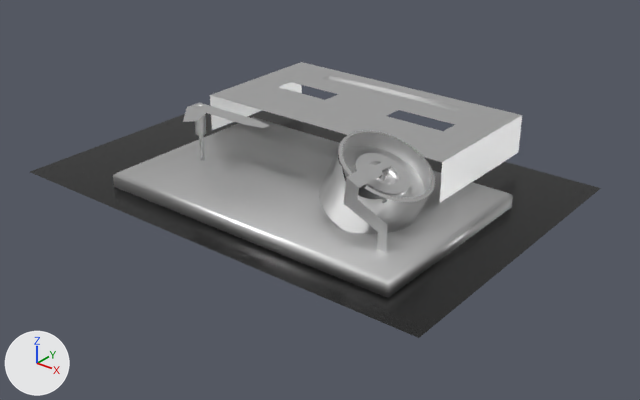
A saved change to the glTF model assets/models/vcr.glb.
The view is the same before and after, from a camera (50 mm lens) standing at (0.358, -0.683, 0.257) and looking at (0.017, -0.258, -0.007). The lights are fixed; the arrows at lower left show +X, +Y and +Z. The older version comes first. Where no turn or scale is listed for an object, it has been applied to the vertices. Vertices at exactly the same position are counted once.

The first picture shows 'VCR', 'VCR_Mat_Metal', 'VCR_Metal_1', 'VCR_Metal_2', 'VCR_Metal_3', 'VCR_Motor' and 1 more.
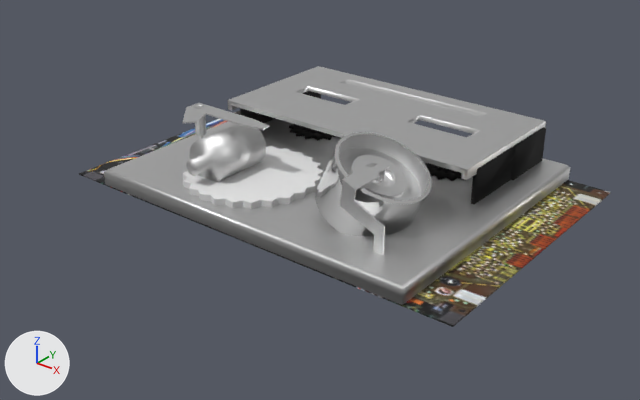
Patch to the scene script:
```diff
--- a/assets/models/vcr.glb.py
+++ b/assets/models/vcr.glb.py
@@ me_vcr_mat_metal @@
 # used by ob_vcr_mat_metal; parent = ob_vcr; location = (0.0166, -0.0216, 0.0104); scale = (1.31, 1.31, 1.31)
-me_vcr_mat_metal.from_pydata(...)  # 12 vertices, 20 faces; spans x -0.087..0.087, y -0.054..0.054, z -0.009..0.0
+me_vcr_mat_metal.from_pydata(...)  # 26 vertices, 48 faces; spans x -0.123..0.123, y -0.071..0.137, z -0.011..0.0
+# me_vcr_mat_metal part 1: the whole mesh is rebuilt
 me_vcr_mat_metal.materials.append(mat_m_metal)
@@ me_vcr_metal_2 @@
-me_vcr_metal_2.from_pydata(...)  # 82 vertices, 136 faces; spans x -0.101..0.101, y -0.053..0.053, z -0.028..0.0
+me_vcr_metal_2.from_pydata(...)  # 112 vertices, 196 faces; spans x -0.101..0.101, y -0.053..0.053, z -0.007..0.0
+# me_vcr_metal_2 part 2: 6 vertices moved from x -0.101..0.101, y -0.053..0.053, z -0.028 to x -0.101..0.101, y -0.053..0.053, z -0.007; 2 vertices removed from x -0.101..0.101, y -0.053..0.053, z -0.028; 32 vertices added at x -0.101..0.101, y -0.053..0.053, z -0.007..-0.003
 me_vcr_metal_2.materials.append(mat_m_metal)
@@ ob_vcr @@
-ob_vcr = bpy.data.objects.new('VCR', me_vcr)
-ob_vcr.location = (0.0, -0.2481, 0.0)
+ob_vcr = bpy.data.objects.new('VCR', None)
+ob_vcr.location = (0.0, -0.3353, 0.025)
@@ ob_vcr_mat_metal @@
 ob_vcr_mat_metal.parent = ob_vcr
-ob_vcr_mat_metal.location = (0.0166, -0.0216, 0.0104)
-ob_vcr_mat_metal.scale = (1.31, 1.31, 1.31)
+ob_vcr_mat_metal.location = (0.0166, 0.0655, -0.0146)
@@ ob_vcr_metal_1 @@
 ob_vcr_metal_1 = bpy.data.objects.new('VCR_Metal_1', me_vcr_metal_1)
-ob_vcr_metal_1.location = (0.0869, -0.3116, 0.0472)
+ob_vcr_metal_1.location = (0.0869, -0.3153, 0.0472)
@@ ob_vcr_metal_2 @@
 ob_vcr_metal_2 = bpy.data.objects.new('VCR_Metal_2', me_vcr_metal_2)
-ob_vcr_metal_2.location = (0.0, -0.1882, 0.0385)
+ob_vcr_metal_2.location = (0.0181, -0.1882, 0.0385)
@@ ob_vcr_motor @@
 ob_vcr_motor = bpy.data.objects.new('VCR_Motor', me_vcr_motor)
-ob_vcr_motor.location = (0.0782, -0.279, 0.0293)
+ob_vcr_motor.location = (0.0782, -0.2827, 0.0293)
@@ ob_vcr_motor_2 @@
+ob_vcr_motor_2 = bpy.data.objects.new('VCR_Motor_2', me_vcr_motor_2)  # 64 vertices, 124 faces; spans x -0.0154..0.0154, y -0.0334..0.021, z -0.0154..0.0154
+ob_vcr_motor_2.location = (-0.0335, -0.2927, 0.0267)
@@ ob_vcr_loading_gear @@
+ob_vcr_loading_gear = bpy.data.objects.new('VCR_Loading_Gear', me_vcr_loading_gear)  # 192 vertices, 380 faces; spans x -0.0469..0.0469, y -0.0469..0.0469, z 0.0..0.0043; in mat_m_plastic_white (white #ececec)
+ob_vcr_loading_gear.location = (-0.0166, -0.2868, 0.0104)
@@ ob_vcr_loading_bay_001 @@
+ob_vcr_loading_bay_001 = bpy.data.objects.new('VCR_Loading_Bay.001', me_vcr_loading_bay)  # 16 vertices, 28 faces; spans x -0.0128..-0.0064, y -0.053..0.0387, z 0.0..0.0244; in mat_m_plastic_black (black #121212)
+ob_vcr_loading_bay_001.parent = ob_vcr
+ob_vcr_loading_bay_001.location = (-0.0712, 0.159, -0.0146)
@@ ob_vcr_loading_bay @@
+ob_vcr_loading_bay = bpy.data.objects.new('VCR_Loading_Bay', me_vcr_loading_bay)  # 16 vertices, 28 faces; spans x -0.0128..-0.0064, y -0.053..0.0387, z 0.0..0.0244; in mat_m_plastic_black (black #121212)
+ob_vcr_loading_bay.parent = ob_vcr
+ob_vcr_loading_bay.location = (0.128, 0.159, -0.0146)
@@ ob_vcr_gear_001 @@
+ob_vcr_gear_001 = bpy.data.objects.new('VCR_Gear.001', me_vcr_gear_001)  # 320 vertices, 700 faces; spans x -0.0236..0.0236, y -0.0236..0.0236, z 0.0..0.0159; in mat_m_plastic_black (black #121212)
+ob_vcr_gear_001.location = (-0.0383, -0.188, 0.0104)
@@ ob_vcr_gear @@
+ob_vcr_gear = bpy.data.objects.new('VCR_Gear', me_vcr_gear_001.copy())
+ob_vcr_gear.location = (0.0768, -0.188, 0.0104)
@@ ob_vcr_board @@
+ob_vcr_board = bpy.data.objects.new('VCR_Board', me_vcr_board)  # 8 vertices, 12 faces; spans x -0.154..0.154, y -0.103..0.103, z -0.001..0.0; in mat_m_vhs_tape (picture img_tex_tape)
+ob_vcr_board.location = (0.0171, -0.2366, -0.0012)
```

What differs and where, as boxes [x1, y1, x2, y2] in the pictures (640 x 400 px):
'VCR_Mat_Metal', reshaped, moved, rescaled: before [113, 117, 513, 298]; after [104, 119, 570, 305]
'VCR', no longer drawn (black): before [30, 105, 601, 338]
'VCR_Metal_2', reshaped, moved (18% shorter): before [210, 62, 522, 202]; after [227, 66, 546, 180]
'VCR_Board', added: after [79, 111, 611, 327]
'VCR_Motor', moved: before [319, 131, 435, 234]; after [315, 132, 432, 236]
'VCR_Loading_Gear', added: after [183, 146, 323, 209]
'VCR_Motor_2', added: after [186, 124, 266, 182]
'VCR_Loading_Bay', added (black): after [471, 127, 546, 204]
'VCR_Metal_1', moved: before [343, 159, 395, 252]; after [340, 161, 391, 255]
'VCR_Gear.001', added: after [289, 124, 340, 141]
'VCR_Gear', added: after [423, 162, 466, 181]
'VCR_Loading_Bay.001', added: after [240, 91, 321, 123]
part 2 of me_vcr_metal_2, built on: before [210, 82, 522, 202]; after [227, 87, 546, 180]
